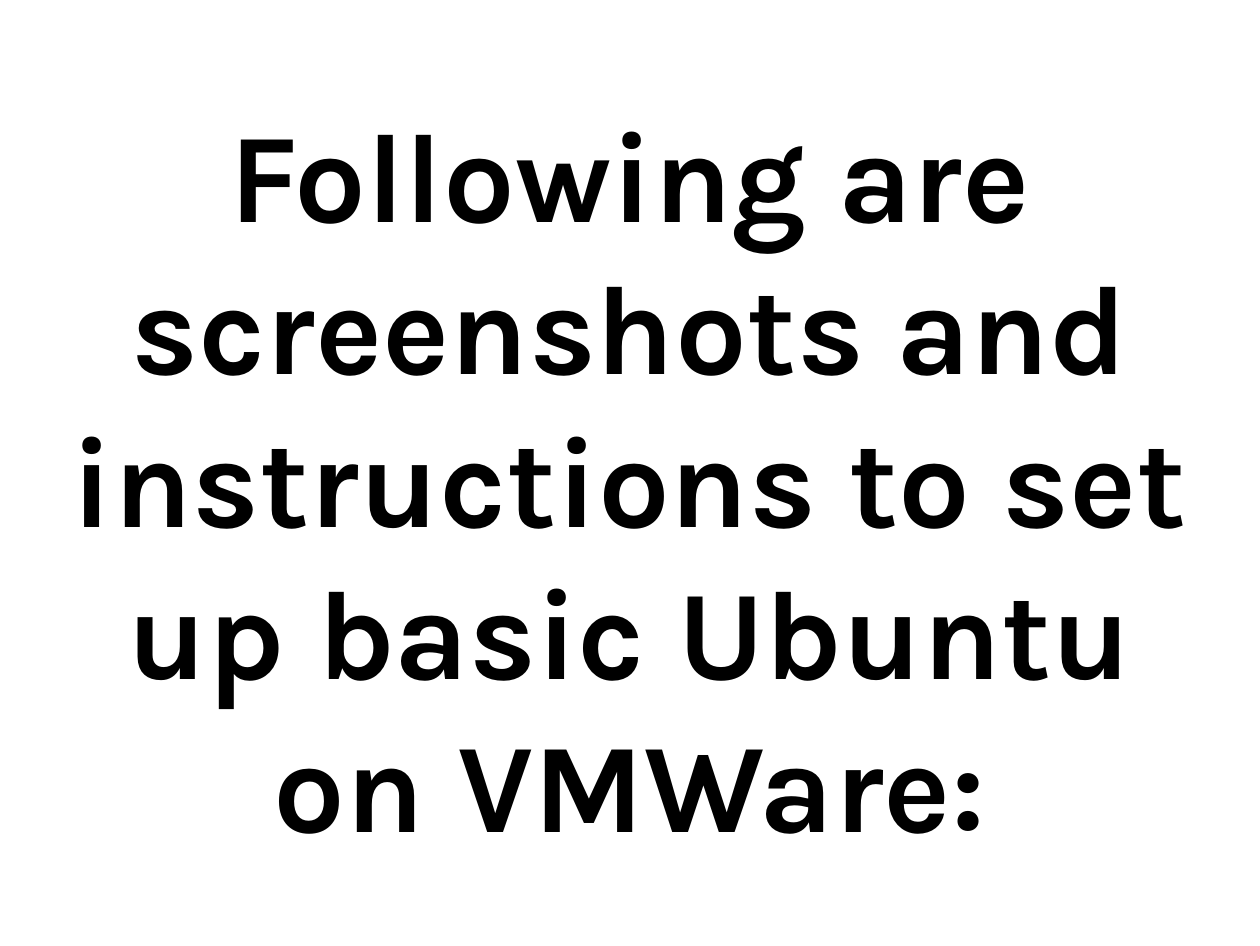
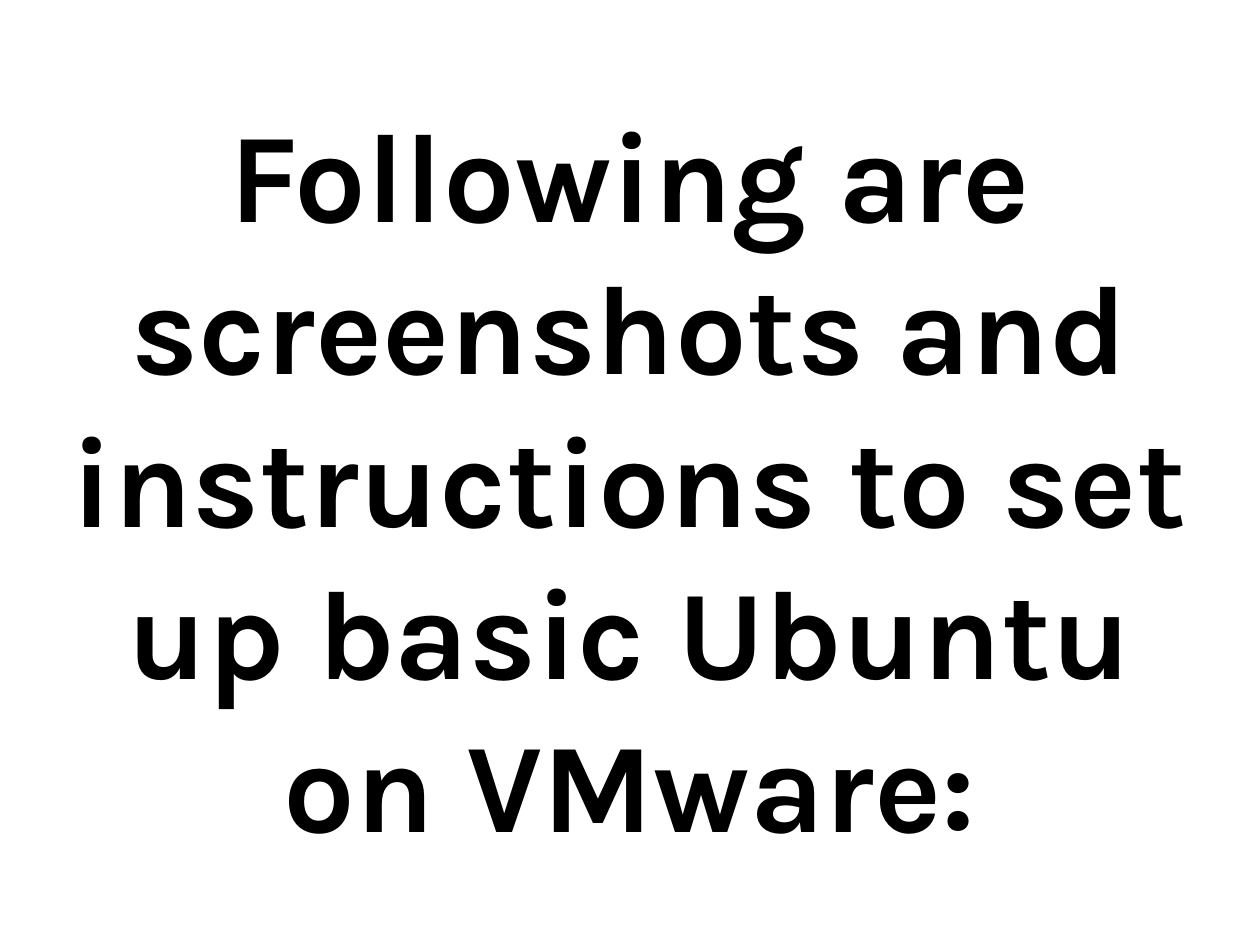
Before and after one commit to thewoolleyman/ci_for_the_rails_guy_or_gal, a slide deck: slide 56 of presentation/ci_for_the_web_2.0_guy_or_gal.odp (slide 49 before the commit). Drawn at 1260x946 pixels with LibreOffice and Linux fonts; fonts in the diff are those of the drawing. Boxes give left, top, right and bottom in pixels: in the first picture for what was removed or moved away, otherwise in the second. Text is boxed around its words. In the diff, an @@ line names an element or a change of style, - is before the commit and + after.

```diff
--- a/presentation/ci_for_the_web_2.0_guy_or_gal.odp
+++ b/presentation/ci_for_the_web_2.0_guy_or_gal.odp
@@ title at (72,131,1186,834): text changed @@
-Following are screenshots and instructions to set up basic Ubuntu on VMWare:
+Following are screenshots and instructions to set up basic Ubuntu on VMware:
```
Also in this commit, not shown: 25 other slides changed, 9 slides added, 2 slides removed.
